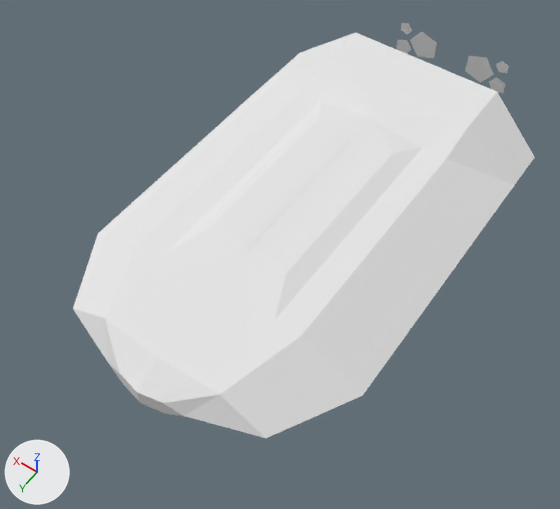
An edit to the Blender file resources/sources/carrier.blend, drawn before and after from the same camera.
Both versions are drawn from a camera (50 mm lens) standing at (-3.75, 5.68, 8.0) and looking at (0.11, 0.28, -0.49). The lights are fixed; the arrows at lower left show +X, +Y and +Z.
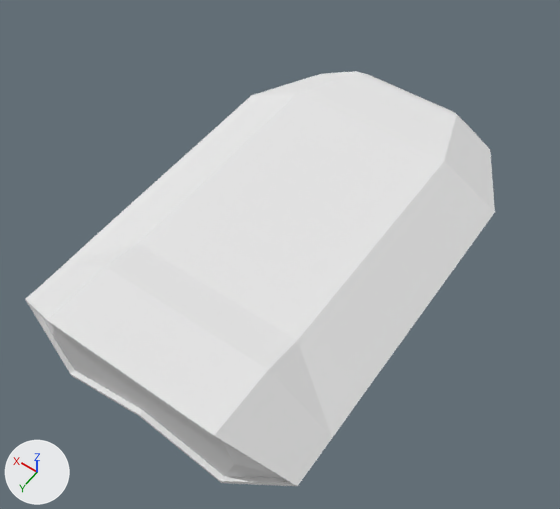
Commit message: added carrier

Changed parts and their boxes (x1, y1, x2, y2) in the pictures (560 x 509 px):
'Cube', reshaped, modifiers changed
    before: (73, 23, 535, 438)
    after: (25, 71, 495, 486)
part 1 of me_cube_001, rebuilt
    before: (73, 32, 535, 438)
    after: (25, 71, 495, 486)
part 2 of me_cube_001, deleted
    before: (401, 23, 509, 73)
part 3 of me_cube_001, deleted
    before: (410, 31, 494, 83)
part 4 of me_cube_001, deleted
    before: (396, 39, 506, 93)

The change in detail:
me_cube_001 is used by ob_cube; location (0.0, 0.0, 0.0).
me_cube_001 had 82 vertices, 56 faces and spanned x -2.07..0.0, y -4.36..3.21, z -0.65..0.61.
me_cube_001 now has 102 vertices, 70 faces and spans x -2.07..2.07, y -3.0..3.28, z -0.65..0.61.
me_cube_001 part 1: the loose piece of 67 vertices spanning x -2.07..0.0, y -3.28..3.21, z -0.65..0.61 is rebuilt with 102 vertices and now spans x -2.07..2.07, y -3.0..3.28, z -0.65..0.61, in mat_material_001 (its picture is missing).
me_cube_001 part 2: the loose piece of 5 vertices spanning x -0.96..-0.75, y -4.36, z 0.08..0.3 is deleted.
me_cube_001 part 3: the loose piece of 5 vertices spanning x -0.77..-0.29, y -4.36, z -0.25..0.25 is deleted.
me_cube_001 part 4: the loose piece of 5 vertices spanning x -0.99..-0.71, y -4.36, z -0.32..-0.03 is deleted.
me_cube_001 no longer uses material mat_material_003 (white #ffffff).
Object 'Cube' (ob_cube) loses its MIRROR modifier named 'Mirror'.
Object 'Cube' (ob_cube) has a TRIANGULATE modifier named 'Triangulate'.
Modifier setting: quad_method = 'BEAUTY'.
